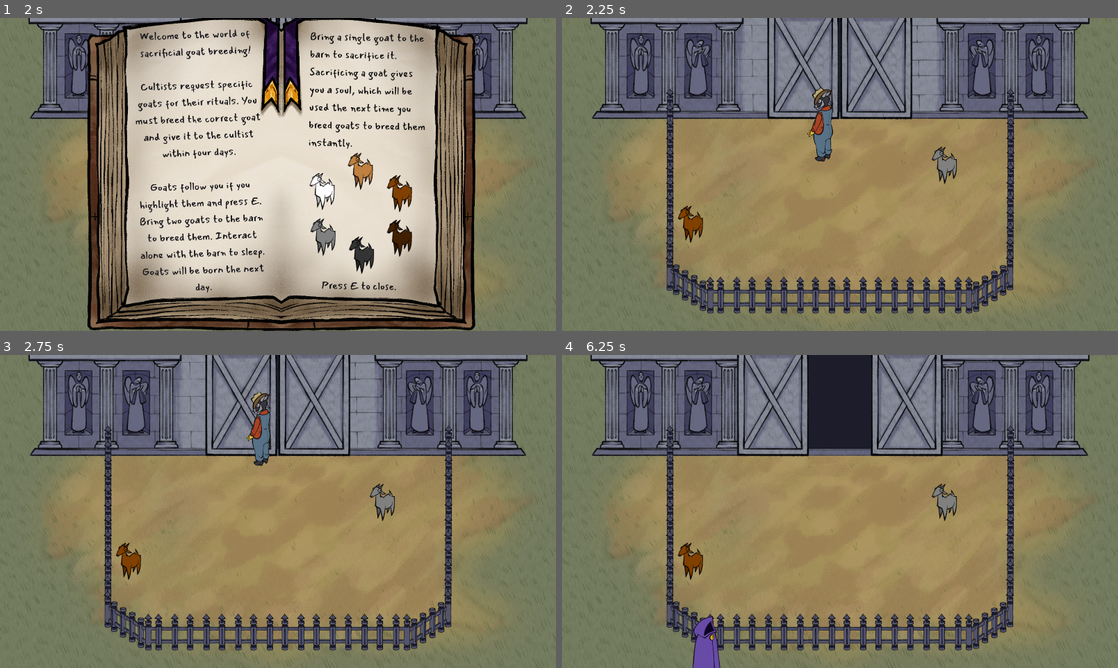
Above: before the commit, frames 1-4 (two rows, left to right).
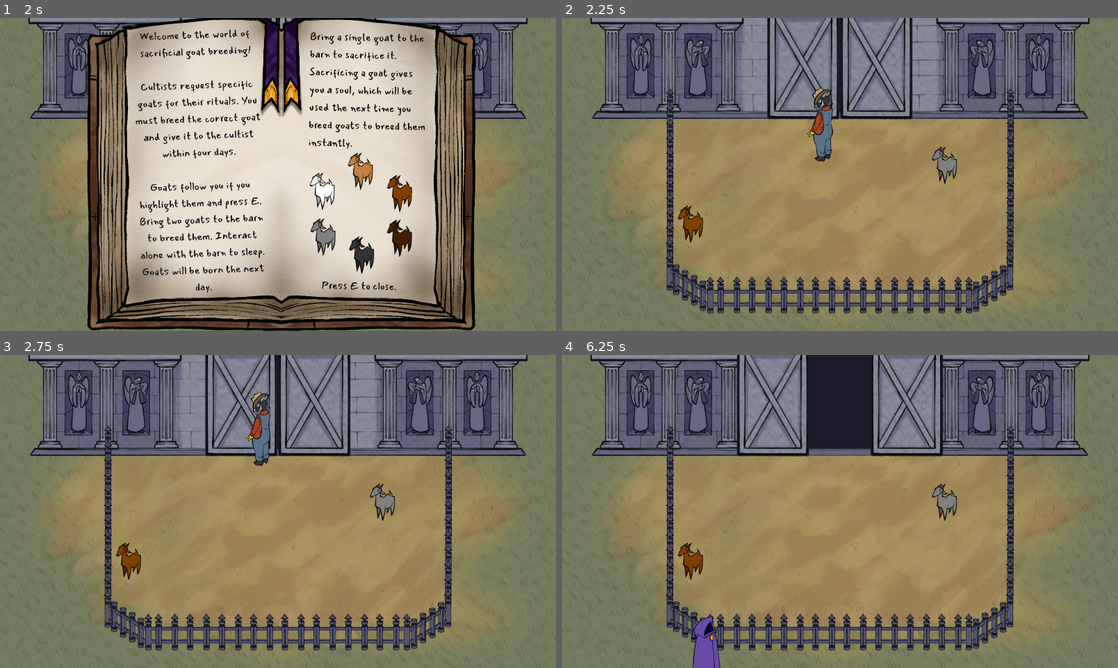
Above: after the commit, the same moments.

Repository: jadicodes/goat-game
Game: Godot game, scene res://ui/main_menu.tscn
The game is run twice, just before and just after one commit, with the same random seed, the same clock (stepped at 60 frames per second) and the same inputs.
Inputs (mouse positions are in pixels of both pictures, inside the frame that each line leads up to):
- Up to frame 1 (2 s): click "Play Game" at 0.5 s; click "Play Game" at 1.25 s
- Up to frame 2 (2.25 s): tap E (interact) at 2 s; move the mouse to (812, 237) at 2.02 s; hold W (move_up) from 2.03 s (still down); hold E (interact) from 2.03 s (still down); click (812, 237) at 2.17 s
- Up to frame 3 (2.75 s): keep holding W (move_up); keep holding E (interact)
- Up to frame 4 (6.25 s): release W (move_up) at 2.75 s; release E (interact) at 2.75 s; drag from (1006, 558) to (840, 417) at 2.77 s; tap Space at 3.5 s; move the mouse to (673, 464) at 3.52 s; hold A (move_left) 3.53-4.25 s; tap Alt at 3.6 s; drag from (867, 511) to (689, 561) at 4.27 s; move the mouse to (756, 433) at 5.02 s; hold S (move_down) 5.03-5.75 s; hold E (interact) 5.03-5.75 s; drag from (962, 495) to (756, 433) at 5.77 s

Frame 1 is identical in both runs. In frame 2, 1.1% of the frame differs, in the area x 37-63%, y 0-33%; in frame 3, 1.1%; in frame 4, 1.2%, in the area x 31-69%, y 0-33%.
Error in both runs: Cannot call method 'get_root' on a null value. (res://farm/farm.gd:29)

Commit message:
Increase barn door sprite border size

Diff:
--- a/project/barn/barn_door.tscn
+++ b/project/barn/barn_door.tscn
@@ -1,13 +1,13 @@
 [gd_scene load_steps=9 format=3 uid="uid://det3pk5b77cx5"]
 
 [ext_resource type="Script" uid="uid://6id7nmtbv7pc" path="res://barn/barn_door.gd" id="1_cbndv"]
-[ext_resource type="Shader" uid="uid://gbw1pjqif6ic" path="res://hover_outline.gdshader" id="2_k4y2b"]
+[ext_resource type="Shader" uid="uid://ctv322np0pxm0" path="res://hover_outline.gdshader" id="2_k4y2b"]
 [ext_resource type="Texture2D" uid="uid://bbs705l7dwsvb" path="res://barn/barn_door.png" id="2_pfu8r"]
 
 [sub_resource type="ShaderMaterial" id="ShaderMaterial_u2tfj"]
 shader = ExtResource("2_k4y2b")
 shader_parameter/allow_out_of_bounds = true
-shader_parameter/outline_thickness = 1.0
+shader_parameter/outline_thickness = 4.0
 shader_parameter/outline_color = Color(0.0696024, 0.0954549, 0.151009, 1)
 shader_parameter/enabled = false
 shader_parameter/modulate_color = Color(1, 1, 1, 1)
